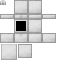
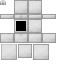
Comparing the layer stacks of the two 64x64 images. Changes:
painted on "Chest Texture" over (x1=33, y1=44, x2=49, y2=60)
